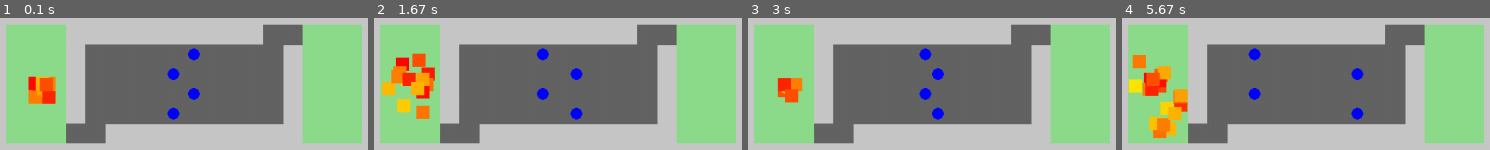
Above: before the commit, frames 1-4 (left to right).
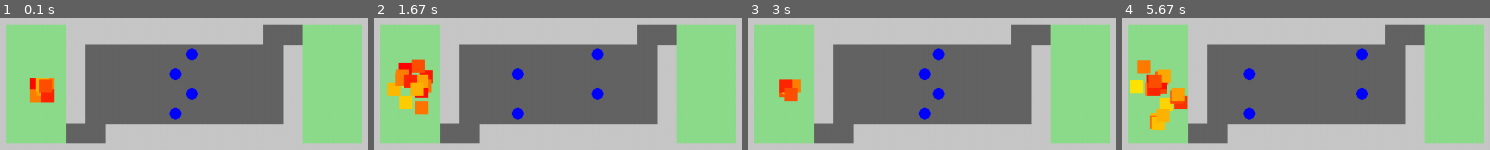
Above: after the commit, the same moments.

Repository: carolineap/hardest-pygame-ever
Game: pygame game, started from simulation.py
Same seed, same stepped clock (60 frames per second), same inputs: the game is played once before the commit and once after it.
Inputs:
- Up to frame 1 (0.1 s): no input
- Up to frame 2 (1.67 s): no input
- Up to frame 3 (3 s): no input
- Up to frame 4 (5.67 s): no input

The runs differ from the first frame. In frame 1, 1.2% of the frame differs, in the area x 7-55%, y 22-78%; in frame 2, 4.6%; in frame 3, 2.4%; in frame 4, 5.3%, in the area x 1-67%, y 22-91%.

Commit message:
Restore correct dt; Restart enemies position in new generation

Diff:
--- a/src/AppSimulation.py
+++ b/src/AppSimulation.py
@@ -26,13 +26,6 @@
         self.background_color = (200, 200, 200)
         self.level_one = LevelOne(30, self.background_color)
 
-        enemy_mov_period = 2
-        self.enemies = [
-            Enemy(self.level_one.enemies_init[i], self.level_one.enemies_init_direct[i], 'h', enemy_mov_period,
-                  self.level_one.enemies_trajectory[i][0], self.level_one.enemies_trajectory[i][1])
-            for i in range(len(self.level_one.enemies_init))
-        ]
-
         self.restart()
 
         self.display = display
@@ -53,7 +46,7 @@
         for i in range(n):
 
             ms_dt = self.clock.tick(60)
-            s_dt = ms_dt / 800
+            s_dt = ms_dt / 1000
 
             self.move_enemies(s_dt)
 
@@ -104,6 +97,13 @@
             player.set_current_level(self.level_one)
             player.set_dead(False)
 
+        enemy_mov_period = 2
+        self.enemies = [
+            Enemy(self.level_one.enemies_init[i], self.level_one.enemies_init_direct[i], 'h', enemy_mov_period,
+                  self.level_one.enemies_trajectory[i][0], self.level_one.enemies_trajectory[i][1])
+            for i in range(len(self.level_one.enemies_init))
+        ]
+
     def render_loop(self):
         self.level_one.draw_level_in_surface()
 
